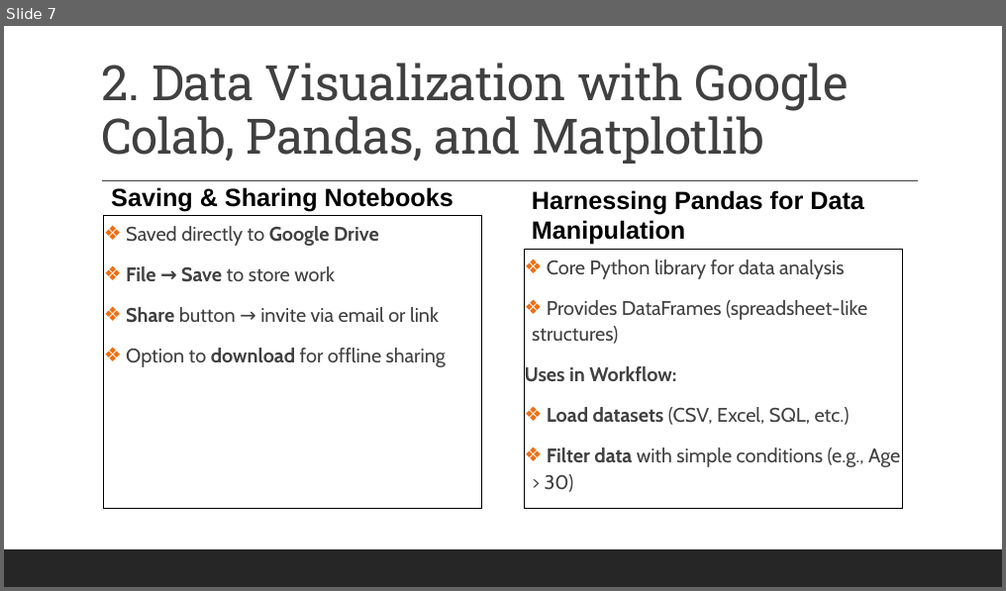
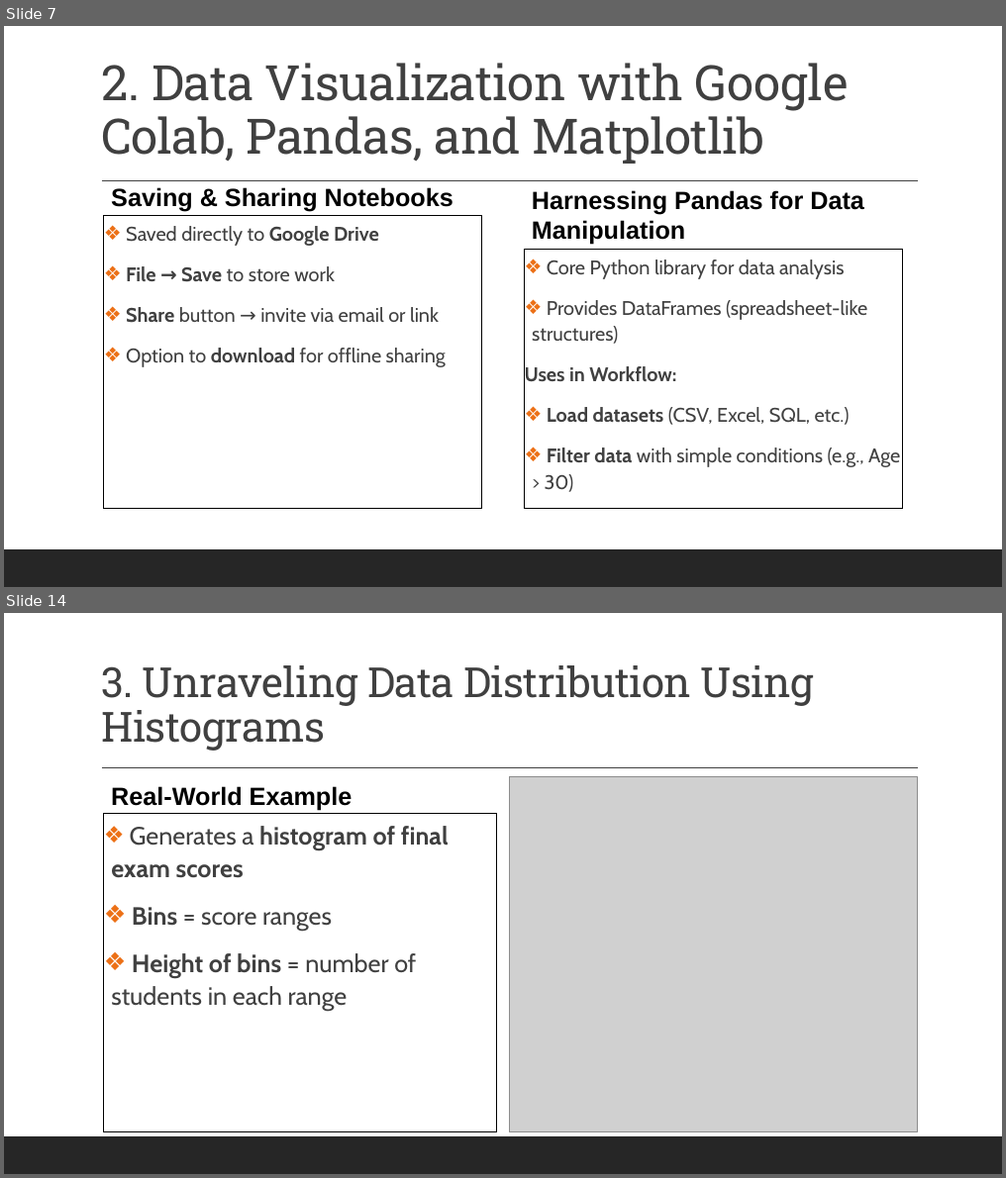
Before and after one commit to MikkoDT/MexEE402_AI, a slide deck: Lectures/II_Data_Visualization_with_Python.pptx. Shown one above the other, each under a label of ours: slide 7 before the commit, slides 7 and 14 after it; the slides between them are not shown. The pictures are 1006x591 and 1006x1178 pixels, drawn with LibreOffice and Linux fonts; fonts in the diff are those of the drawing; grey boxes stand for pictures. Boxes give left, top, right and bottom in pixels: in the first picture for what was removed or moved away, otherwise in the second. Text is boxed around its words. In the diff, an @@ line names an element or a change of style, - is before the commit and + after.

```diff
--- a/Lectures/II_Data_Visualization_with_Python.pptx
+++ b/Lectures/II_Data_Visualization_with_Python.pptx
@@ slide 14 added at <box>4,613,1002,1174</box>, background #FFFFFF; not listed: 2 template elements that a slide beside it also shows @@
@@ title added at <box>101,665,814,751</box>, 40 pt, text #404040 @@
+3. Unraveling Data Distribution Using Histograms
@@ text added at <box>111,786,352,810</box>, 24 pt, text #000000, bold @@
+Real-World Example
@@ picture added at <box>510,777,918,1133</box> @@
@@ rectangle added at <box>104,813,497,1133</box>, outline #000000 0.75 pt, 24 pt, text #404040 @@
+❖ Generates a histogram of final exam scores
+❖ Bins = score ranges
+❖ Height of bins = number of students in each range
```
Also in this commit, not shown: 14 other slides added, 3 other files.
